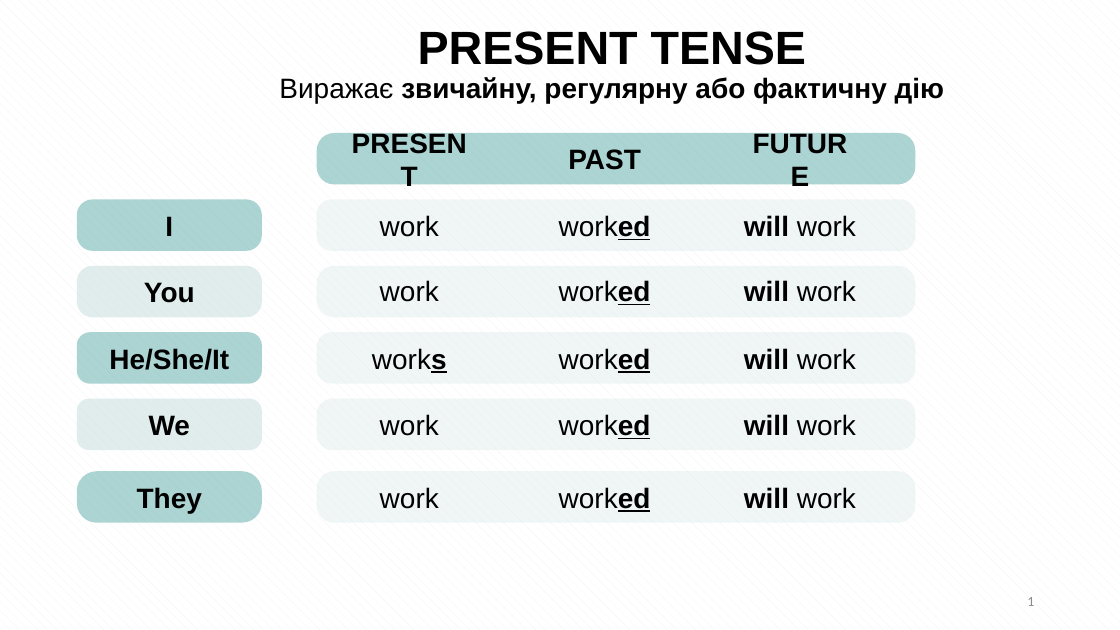
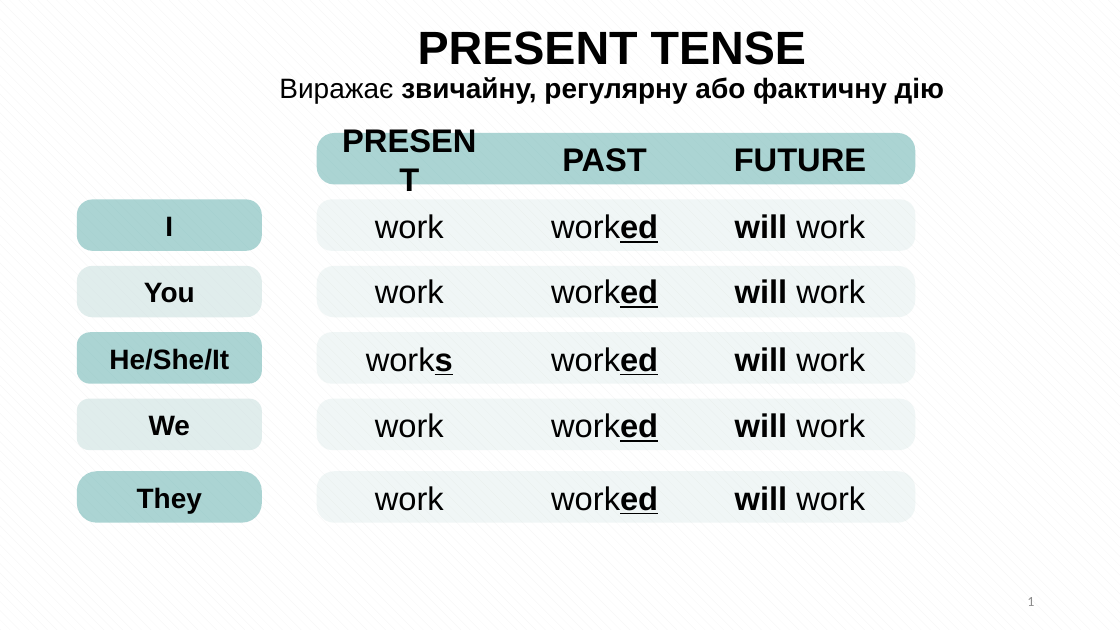
Before and after one commit to vikhulei/TeachLearnFullStack, a slide deck: slide 1 of public/docs/Reviews.pptx. Drawn at 1120x630 pixels with LibreOffice and Linux fonts; fonts in the diff are those of the drawing. Boxes give left, top, right and bottom in pixels: in the first picture for what was removed or moved away, otherwise in the second. Text is boxed around its words. In the diff, an @@ line names an element or a change of style, - is before the commit and + after.

```diff
--- a/public/docs/Reviews.pptx
+++ b/public/docs/Reviews.pptx
@@ text "FUTURE": place and size @@
-text "FUTURE" at [744, 142, 857, 176]
+text "FUTURE" at [734, 148, 866, 172]
@@ text "worked": place and size @@
-text "worked" at [559, 215, 651, 240]
+text "worked" at [551, 214, 658, 243]
@@ text "will work": place and size @@
-text "will work" at [744, 215, 856, 237]
+text "will work" at [735, 214, 865, 239]
@@ size 24 to 28 pt in 18 elements at [562, 148, 647, 172], [551, 347, 658, 375], [551, 413, 658, 442], [551, 486, 658, 514], [551, 214, 658, 243], [551, 279, 658, 308], [418, 31, 638, 65], [366, 347, 453, 375], [734, 148, 866, 172], [735, 486, 865, 511], [735, 214, 865, 239], [735, 279, 865, 304], [735, 347, 865, 372], [735, 413, 865, 438], [375, 214, 444, 239], [375, 413, 444, 438], [375, 486, 444, 511], [375, 279, 444, 304] @@
@@ text "worked": place and size @@
-text "worked" at [559, 280, 651, 305]
+text "worked" at [551, 279, 658, 308]
@@ text "will work": place and size @@
-text "will work" at [744, 280, 856, 302]
+text "will work" at [735, 279, 865, 304]
@@ text "worked": place and size @@
-text "worked" at [559, 348, 651, 373]
+text "worked" at [551, 347, 658, 375]
@@ text "will work": place and size @@
-text "will work" at [744, 348, 856, 370]
+text "will work" at [735, 347, 865, 372]
@@ text "worked": place and size @@
-text "worked" at [559, 414, 651, 439]
+text "worked" at [551, 413, 658, 442]
@@ text "will work": place and size @@
-text "will work" at [744, 414, 856, 436]
+text "will work" at [735, 413, 865, 438]
@@ text "worked": place and size @@
-text "worked" at [559, 487, 651, 512]
+text "worked" at [551, 486, 658, 514]
@@ text "will work": place and size @@
-text "will work" at [744, 487, 856, 509]
+text "will work" at [735, 486, 865, 511]
```
Also in this commit, not shown: 1 other file.
